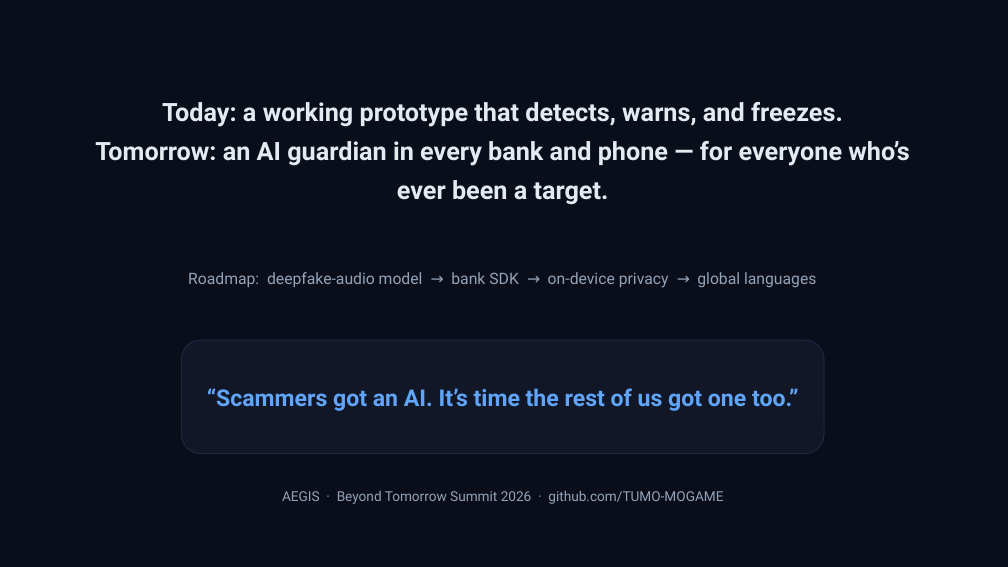
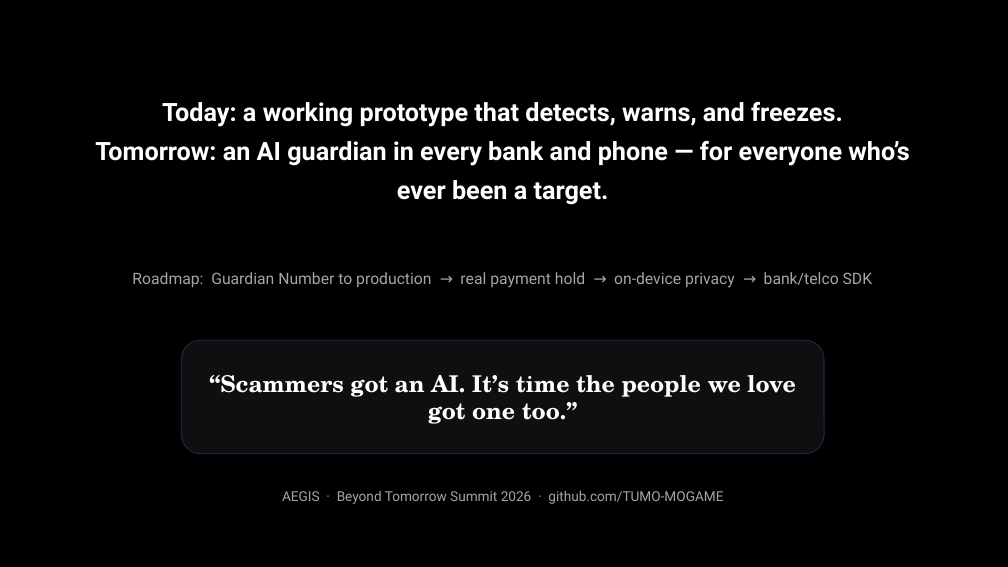
Before and after one commit to TUMO-MOGAME/Beyond-Tomorrow-Summit-AI-Future-Tech-Ecosystem-, a slide deck: slide 10 of docs/Aegis_Pitch_Deck.pptx. Drawn at 1008x567 pixels with LibreOffice and Linux fonts; fonts in the diff are those of the drawing. Boxes give left, top, right and bottom in pixels: in the first picture for what was removed or moved away, otherwise in the second. Text is boxed around its words. In the diff, an @@ line names an element or a change of style, - is before the commit and + after.

```diff
--- a/docs/Aegis_Pitch_Deck.pptx
+++ b/docs/Aegis_Pitch_Deck.pptx
@@ rectangle at (0, 0, 1008, 567): fill #0A0E1A to #000000 @@
@@ text "Today: a working prototype that ..." at (95, 102, 909, 205): text colour #E5E9F0 to #FFFFFF @@
@@ text at (132, 272, 873, 288): text changed; text colour #94A3B8 to #A4A4AC @@
-Roadmap: deepfake-audio model → bank SDK → on-device privacy → global languages
+Roadmap: Guardian Number to production → real payment hold → on-device privacy → bank/telco SDK
@@ rounded rectangle at (181, 340, 824, 454): fill #111726 to #0F0F11 @@
@@ text at (209, 375, 796, 424): text changed; font Roboto to TeX Gyre Schola; text colour #60A5FA to #FFFFFF @@
-“Scammers got an AI. It’s time the rest of us got one too.”
+“Scammers got an AI. It’s time the people we love got one too.”
@@ text "AEGIS · Beyond Tomorrow Summit ..." at (282, 491, 723, 504): text colour #94A3B8 to #A4A4AC @@
```
Also in this commit, not shown: 9 other slides changed, 15 other files.
